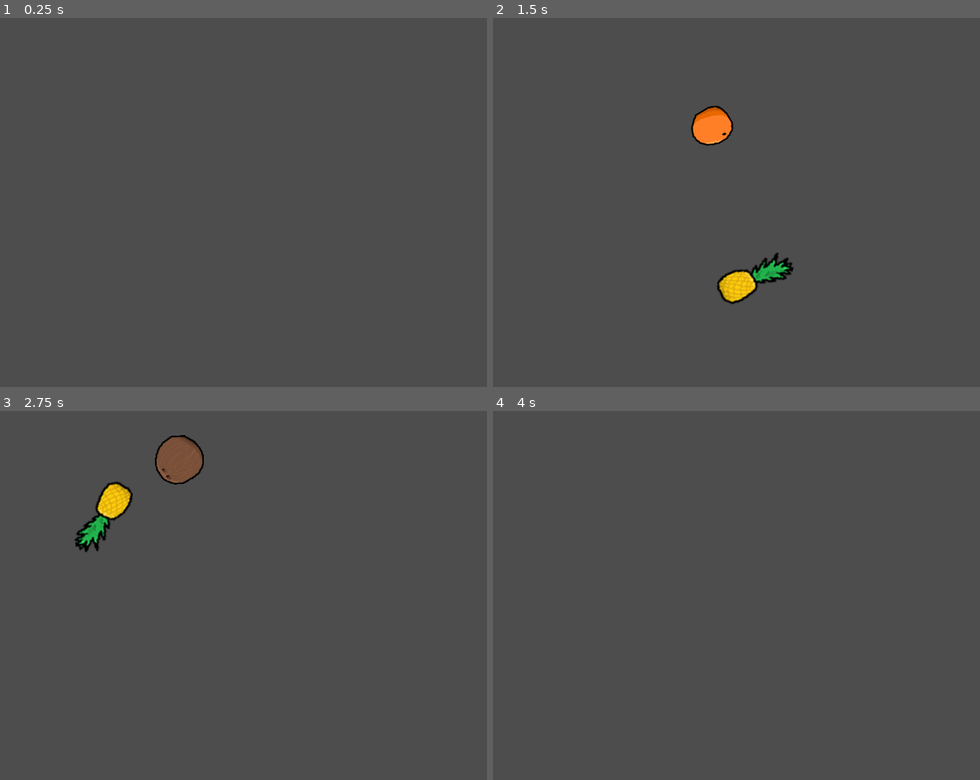
Above: before the commit, frames 1-4 (two rows, left to right).
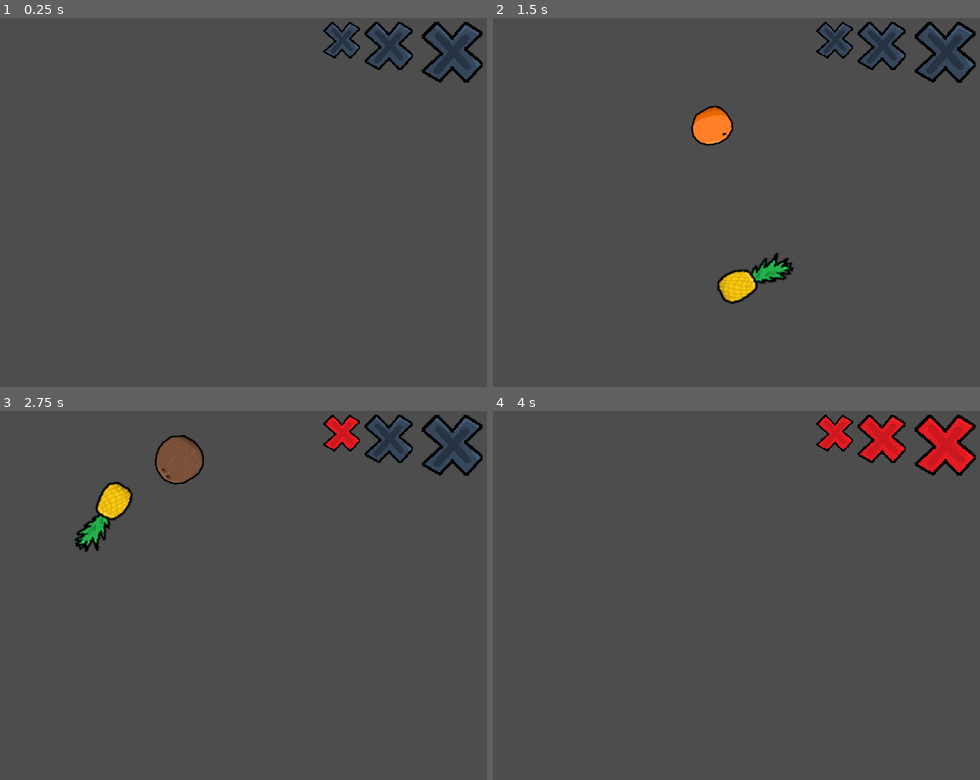
Above: after the commit, the same moments.

Repository: leafcabral/leafs-arcade
Game: Godot game, scene res://main/game_root.tscn
The game is run twice, just before and just after one commit, with the same random seed, the same clock (stepped at 60 frames per second) and the same inputs.
Inputs (mouse positions are in pixels of both pictures, inside the frame that each line leads up to):
- Up to frame 1 (0.25 s): no input
- Up to frame 2 (1.5 s): move the mouse to (848, 176) at 0.52 s; move the mouse to (634, 217) at 1.27 s
- Up to frame 3 (2.75 s): move the mouse to (292, 506) at 2.02 s
- Up to frame 4 (4 s): move the mouse to (712, 665) at 2.77 s; move the mouse to (887, 647) at 3.52 s

The runs differ from the first frame. In frame 1, 1.7% of the frame differs, in the area x 66-100%, y 1-18%; in frame 2, 1.7%; in frame 3, 1.9%; in frame 4, 2.8%.

Commit message:
feat(fruit_ninja): add hud that shows player health
Create CanvasLayer "HUD" for the number of misses (player's health), using Texture2D for the miss icons.

Diff:
--- a/4-fruit-ninja/main/game_root.tscn
+++ b/4-fruit-ninja/main/game_root.tscn
@@ -9,6 +9,8 @@
 [ext_resource type="Resource" uid="uid://cj4sw67dnxi0w" path="res://entities/fruit/types/banana.tres" id="7_50ijx"]
 [ext_resource type="Resource" uid="uid://bnqlntbttwqo5" path="res://entities/fruit/types/coconut.tres" id="8_d0ffj"]
 [ext_resource type="Resource" uid="uid://bbc83fdly4wqt" path="res://entities/fruit/types/pineapple.tres" id="9_yhd5o"]
+[ext_resource type="Texture2D" uid="uid://by4chl8jgl7l6" path="res://main/hud/missed-false.png" id="10_d0ffj"]
+[ext_resource type="Script" uid="uid://2kbfohb1a4x6" path="res://main/hud/hud.gd" id="10_yhd5o"]
 
 [sub_resource type="Curve2D" id="Curve2D_sd42p"]
 _data = {
@@ -28,6 +30,27 @@
 script = ExtResource("2_mf5tn")
 sprite_datas = Array[ExtResource("4_5ki0c")]([ExtResource("4_ruu41"), ExtResource("7_50ijx"), ExtResource("8_d0ffj"), ExtResource("6_0lrfc"), ExtResource("9_yhd5o")])
 
+[node name="HUD" type="CanvasLayer" parent="."]
+script = ExtResource("10_yhd5o")
+
+[node name="Miss1" type="Sprite2D" parent="HUD"]
+texture_filter = 1
+position = Vector2(554, 53)
+scale = Vector2(0.9, 0.9)
+texture = ExtResource("10_d0ffj")
+
+[node name="Miss2" type="Sprite2D" parent="HUD"]
+texture_filter = 1
+position = Vector2(628, 62)
+scale = Vector2(1.2, 1.2)
+texture = ExtResource("10_d0ffj")
+
+[node name="Miss3" type="Sprite2D" parent="HUD"]
+texture_filter = 1
+position = Vector2(728, 72)
+scale = Vector2(1.5, 1.5)
+texture = ExtResource("10_d0ffj")
+
 [connection signal="fruits_depleted" from="GameWorld/FruitManager" to="GameWorld" method="_on_fruit_manager_fruits_depleted"]
 [connection signal="spawn_cooldown_finished" from="GameWorld/FruitManager" to="GameWorld" method="_on_fruit_manager_spawn_cooldown_finished"]
 [connection signal="unsliced_fruit_left" from="GameWorld/FruitManager" to="GameWorld" method="_on_fruit_manager_unsliced_fruit_left"]
--- a/4-fruit-ninja/main/game_world.gd
+++ b/4-fruit-ninja/main/game_world.gd
@@ -8,6 +8,8 @@
 
 @onready var player: Player = $Player
 @onready var fruit_manager: FruitManager = $FruitManager
+@onready var hud: CanvasLayer = $"../HUD"
+@onready var player_health: HealthComponent = player.get_node("HealthComponent")
 
 
 func _ready() -> void:
@@ -33,7 +35,5 @@
 
 
 func _on_fruit_manager_unsliced_fruit_left() -> void:
-	var player_health_component: HealthComponent = player.get_node("HealthComponent")
-	if player_health_component:
-		player_health_component.damage()
-		print(player_health_component.health)
+	player_health.damage()
+	hud.set_misses(player_health.get_available())
--- /dev/null
+++ b/4-fruit-ninja/main/hud/hud.gd
@@ -0,0 +1,21 @@
+extends CanvasLayer
+
+
+const MISSED_TRUE := preload("uid://4bjtxjfandrj")
+const MISSED_FALSE := preload("uid://by4chl8jgl7l6")
+
+
+@onready var misses: Array[Sprite2D] = [$Miss1, $Miss2, $Miss3]
+@onready var misses_length := len(misses)
+
+
+func reset_misses() -> void:
+	for miss in misses:
+		miss.texture = MISSED_FALSE
+
+
+func set_misses(num_of_misses: int) -> void:
+	for i in min(num_of_misses, misses_length):
+		misses[i].texture = MISSED_TRUE
+	for i in range(num_of_misses + 1, misses_length):
+		misses[i].texture = MISSED_FALSE
Not shown: 1 places in 4-fruit-ninja/main/game_root.tscn that only renumber resources
Not shown, added: 4-fruit-ninja/main/hud/hud.gd.uid
Binary file added: 4-fruit-ninja/main/hud/missed-false.png
Not shown, added: 4-fruit-ninja/main/hud/missed-false.png.import
Binary file added: 4-fruit-ninja/main/hud/missed-true.png
Not shown, added: 4-fruit-ninja/main/hud/missed-true.png.import
